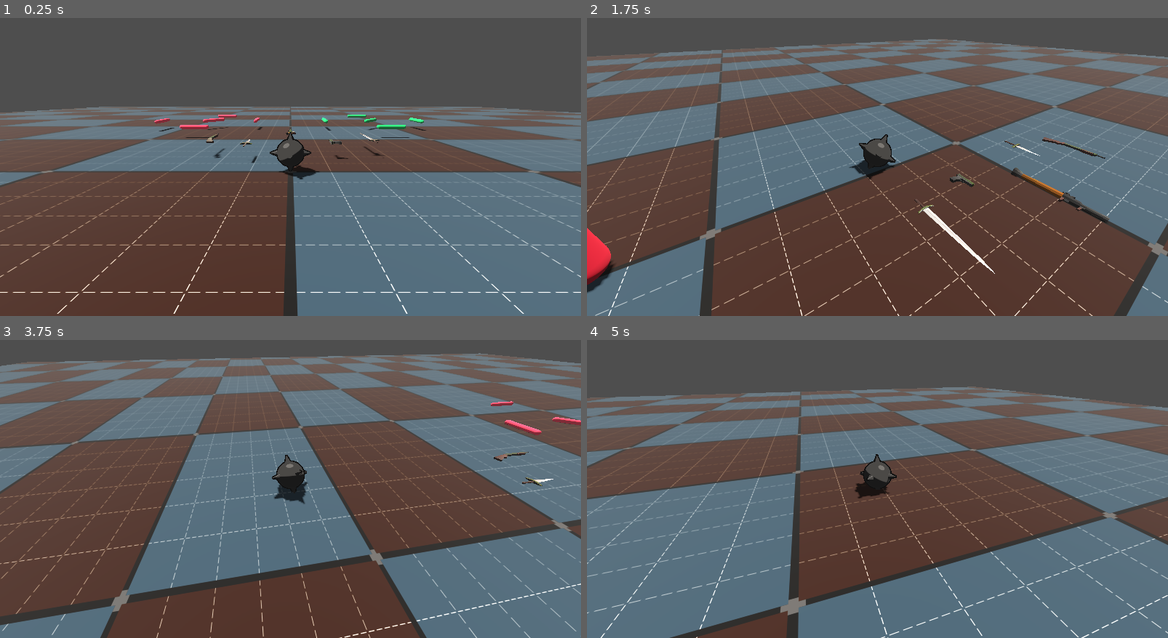
Above: before the commit, frames 1-4 (two rows, left to right).
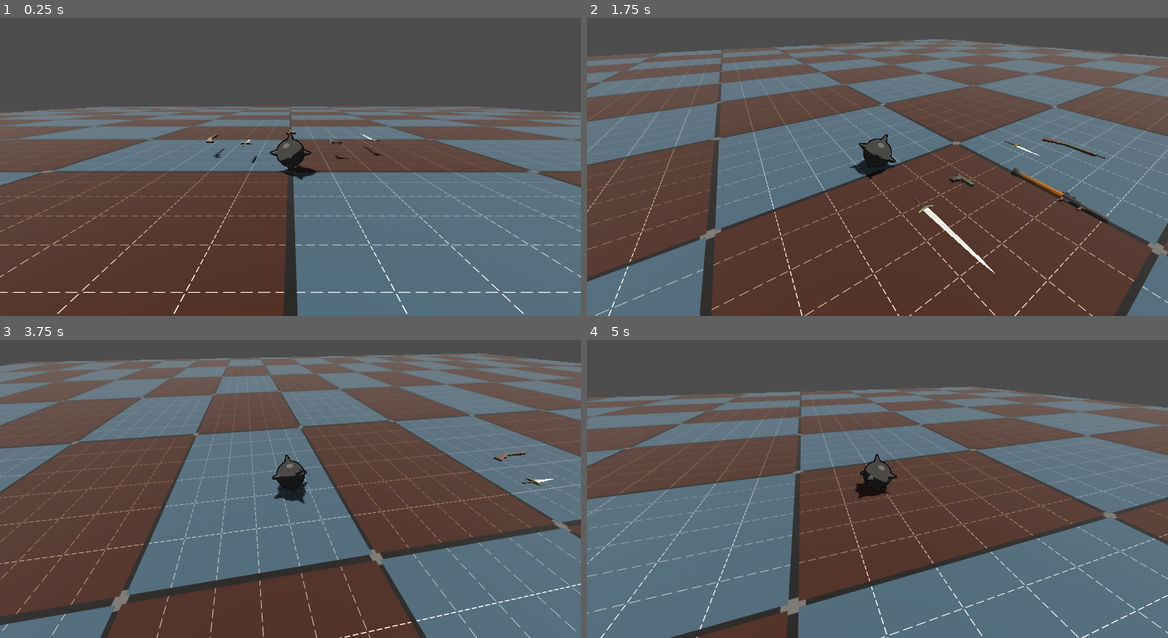
Above: after the commit, the same moments.

Repository: erikringwalters/pirate-jam-16-prototype
Game: Godot game, scene res://scenes/main.tscn
Same seed, same stepped clock (60 frames per second), same inputs: the game is played once before the commit and once after it.
Inputs (mouse positions are in pixels of both pictures, inside the frame that each line leads up to):
- Up to frame 1 (0.25 s): no input
- Up to frame 2 (1.75 s): move the mouse to (1005, 137) at 0.52 s; press the mouse at (1005, 137) at 0.53 s; hold D (move_right) 0.53-1.28 s; move the mouse to (848, 155) at 1.27 s; release the mouse at (848, 155) at 1.28 s; hold W (move_up) from 1.28 s (still down); tap Space (manual_shoot) at 1.35 s
- Up to frame 3 (3.75 s): keep holding W (move_up); move the mouse to (302, 468) at 2.02 s; press the mouse at (302, 468) at 2.03 s; move the mouse to (284, 480) at 2.77 s; release the mouse at (284, 480) at 2.78 s; tap Space (manual_shoot) at 2.85 s; move the mouse to (331, 480) at 3.52 s; press the mouse at (331, 480) at 3.53 s
- Up to frame 4 (5 s): keep holding W (move_up); move the mouse to (831, 471) at 4.27 s; release the mouse at (831, 471) at 4.28 s; tap Space (manual_shoot) at 4.35 s

The runs differ from the first frame. In frame 1, 0.4% of the frame differs, in the area x 26-74%, y 32-41%; in frame 2, 0.6%, in the area x 0-5%, y 70-93%; in frame 3, 0.2%; in frame 4, less than 0.1%.

Commit message:
deleted green/pink capsules

Diff:
--- a/scenes/enemy/enemy.tscn
+++ b/scenes/enemy/enemy.tscn
@@ -1,6 +1,7 @@
-[gd_scene load_steps=6 format=3 uid="uid://cqtfijlj7vwni"]
+[gd_scene load_steps=7 format=3 uid="uid://cqtfijlj7vwni"]
 
 [ext_resource type="Script" uid="uid://1a81wjttwnhm" path="res://scripts/enemy.gd" id="1_4a83h"]
+[ext_resource type="Script" path="res://scenes/enemy/hit_box.gd" id="2_a3pup"]
 
 [sub_resource type="CapsuleShape3D" id="CapsuleShape3D_883im"]
 
@@ -26,6 +27,7 @@
 mesh = SubResource("CapsuleMesh_4a83h")
 
 [node name="HitBox" type="Area3D" parent="RBCollision"]
+script = ExtResource("2_a3pup")
 
 [node name="CollisionShape3D" type="CollisionShape3D" parent="RBCollision/HitBox"]
 shape = SubResource("CapsuleShape3D_4a83h")
--- /dev/null
+++ b/scenes/enemy/hit_box.gd
@@ -0,0 +1 @@
+extends Area3D
--- a/scenes/main.tscn
+++ b/scenes/main.tscn
@@ -1,10 +1,9 @@
-[gd_scene load_steps=16 format=3 uid="uid://ct0tti2mfck6l"]
+[gd_scene load_steps=15 format=3 uid="uid://ct0tti2mfck6l"]
 
 [ext_resource type="PackedScene" uid="uid://bwge4babpy161" path="res://scenes/player/player.tscn" id="1_choun"]
+[ext_resource type="Script" uid="uid://bncu4llldqjrd" path="res://scripts/main.gd" id="1_ya4ey"]
 [ext_resource type="PhysicsMaterial" uid="uid://baifveh640c1m" path="res://materials/physics_friction.tres" id="2_ya4ey"]
 [ext_resource type="Shader" uid="uid://cyolrnj113mxo" path="res://shaders/floor.gdshader" id="3_eb6dy"]
-[ext_resource type="PackedScene" uid="uid://dqodrp0dyot7f" path="res://scenes/pickup_test_item/pickup_item_no_collision.tscn" id="4_trceg"]
-[ext_resource type="PackedScene" uid="uid://dlp1bs8xos8hq" path="res://scenes/pickup_test_item/pickup_item_ground_collision.tscn" id="5_a8y0u"]
 [ext_resource type="PackedScene" uid="uid://dnab25acrgyoy" path="res://scenes/weapons/dagger.tscn" id="6_jkv2x"]
 [ext_resource type="PackedScene" uid="uid://ch5f82om4wwn7" path="res://scenes/weapons/handgun.tscn" id="7_jbj1t"]
 [ext_resource type="PackedScene" uid="uid://hjn3ta46v6nr" path="res://scenes/weapons/rocket.tscn" id="8_muem4"]
@@ -17,6 +16,7 @@
 background_color = Color(0.138034, 0.138034, 0.138034, 1)
 ambient_light_source = 2
 ambient_light_color = Color(0.533333, 0.533333, 0.533333, 1)
+glow_enabled = true
 fog_enabled = true
 fog_light_color = Color(0.304462, 0.304462, 0.304462, 1)
 
@@ -52,6 +52,7 @@
 size = Vector3(100, 1, 100)
 
 [node name="Main" type="Node3D"]
+script = ExtResource("1_ya4ey")
 
 [node name="WorldEnvironment" type="WorldEnvironment" parent="."]
 environment = SubResource("Environment_h2yge")
@@ -75,36 +76,6 @@
 light_energy = 2.0
 shadow_enabled = true
 
-[node name="PickupItemNoCollision" parent="." instance=ExtResource("4_trceg")]
-transform = Transform3D(-4.37114e-08, -1, 0, 1, -4.37114e-08, 0, 0, 0, 1, 7, 1, 7)
-
-[node name="PickupItemNoCollision2" parent="." instance=ExtResource("4_trceg")]
-transform = Transform3D(-4.37114e-08, -1, 0, 1, -4.37114e-08, 0, 0, 0, 1, 7, 1, 15)
-
-[node name="PickupItemNoCollision3" parent="." instance=ExtResource("4_trceg")]
-transform = Transform3D(1.91069e-15, 4.37114e-08, -1, 1, -4.37114e-08, 0, -4.37114e-08, -1, -4.37114e-08, 11, 1, 11)
-
-[node name="PickupItemNoCollision4" parent="." instance=ExtResource("4_trceg")]
-transform = Transform3D(1.91069e-15, 4.37114e-08, 1, 1, -4.37114e-08, 0, 4.37114e-08, 1, -4.37114e-08, 3, 1, 11)
-
-[node name="PickupItemNoCollision5" parent="." instance=ExtResource("4_trceg")]
-transform = Transform3D(-3.09086e-08, -0.707107, 0.707107, 1, -4.37114e-08, 0, 3.09086e-08, 0.707107, 0.707107, 7, 1, 11)
-
-[node name="PickupItemGroundCollision" parent="." instance=ExtResource("5_a8y0u")]
-transform = Transform3D(-4.37114e-08, -1, 0, 1, -4.37114e-08, 0, 0, 0, 1, -7, 1, 7)
-
-[node name="PickupItemGroundCollision2" parent="." instance=ExtResource("5_a8y0u")]
-transform = Transform3D(-4.37114e-08, -1, 0, 1, -4.37114e-08, 0, 0, 0, 1, -7, 1, 15)
-
-[node name="PickupItemGroundCollision3" parent="." instance=ExtResource("5_a8y0u")]
-transform = Transform3D(1.91069e-15, 4.37114e-08, -1, 1, -4.37114e-08, 0, -4.37114e-08, -1, -4.37114e-08, -3, 1, 11)
-
-[node name="PickupItemGroundCollision4" parent="." instance=ExtResource("5_a8y0u")]
-transform = Transform3D(1.91069e-15, 4.37114e-08, -1, 1, -4.37114e-08, 0, -4.37114e-08, -1, -4.37114e-08, -11, 1, 11)
-
-[node name="PickupItemGroundCollision5" parent="." instance=ExtResource("5_a8y0u")]
-transform = Transform3D(-3.09086e-08, -0.707107, 0.707107, 1, -4.37114e-08, 0, 3.09086e-08, 0.707107, 0.707107, -7, 1, 11)
-
 [node name="Dagger_PickupItem" parent="." instance=ExtResource("6_jkv2x")]
 transform = Transform3D(1, 0, 0, 0, 1, 0, 0, 0, 1, 2, 1, 2)
 
--- a/scripts/enemy.gd
+++ b/scripts/enemy.gd
@@ -16,7 +16,7 @@
 		global_transform.origin,
 		get_parent().get_node("Player").global_transform.origin
 	)
-	global_rotation.y = look_direction - deg_to_rad(90)
+	global_rotation.y = lerp(global_rotation.y, look_direction, 0.1)
 
 	# Move toward player
 	var move_direction := global_basis.z
--- /dev/null
+++ b/scripts/main.gd
@@ -0,0 +1,4 @@
+extends Node3D
+
+func _ready() -> void:
+	pass
Not shown, added: scenes/enemy/hit_box.gd.uid
Not shown, added: scripts/main.gd.uid
